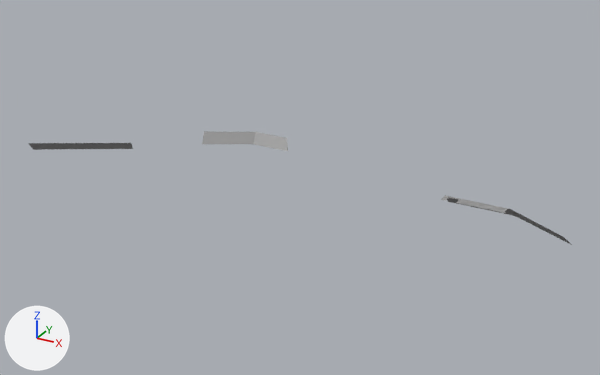
One commit to the FBX model Assets/Meshes/Levels/Level_Revamp/Level_1_Angled_walls.fbx: the scene before it, then after it.
Rendered twice from a 50 mm camera at (5.13, -10.6, 5.11) aimed at (-0.59, -0.19, -0.1). Every picture has the same lights, and +X, +Y and +Z are marked at lower left. Where no turn or scale is listed for an object, it has been applied to the vertices.

Script lines for the objects in view, before the commit:
```python
me_mesh = bpy.data.meshes.new('Mesh')
me_mesh.from_pydata(...)  # 40 vertices, 19 faces; spans x -5.16..3.54, y -1.39..0.92, z -0.14..0.22
me_mesh.materials.append(mat_lambert2)  # grey #979797
ob_angled_wals = bpy.data.objects.new('Angled_Wals', me_mesh)
ob_angled_wals.location = (0.0, 0.0, 0.0)
```
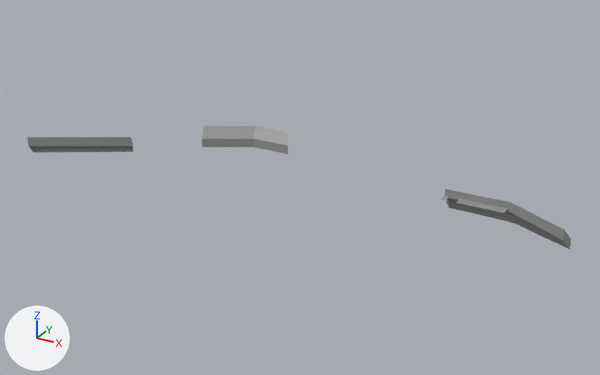
The newer file is also turned or shifted as a whole; pictures and numbers use the older file's frame.

What the commit changed:
Mesh me_mesh_001 is new.
It has 68 vertices, 48 faces and spans x -5.16..3.51, y -1.39..0.92, z -0.17..0.38.
It uses material mat_lambert2 (grey #979797).
Object 'Angled_Wals1' (ob_angled_wals1) is new; it shows me_mesh_001.
Its location is (0.0, 0.0, -0.05).

Location of each change, (x1, y1, x2, y2) in pixels of the pictures (600 x 375 px):
'Angled_Wals1', added
    after: (27, 126, 571, 249)
'Angled_Wals', unchanged, covered by the edit
    before: (28, 131, 572, 245)
    after: (31, 146, 572, 245)
